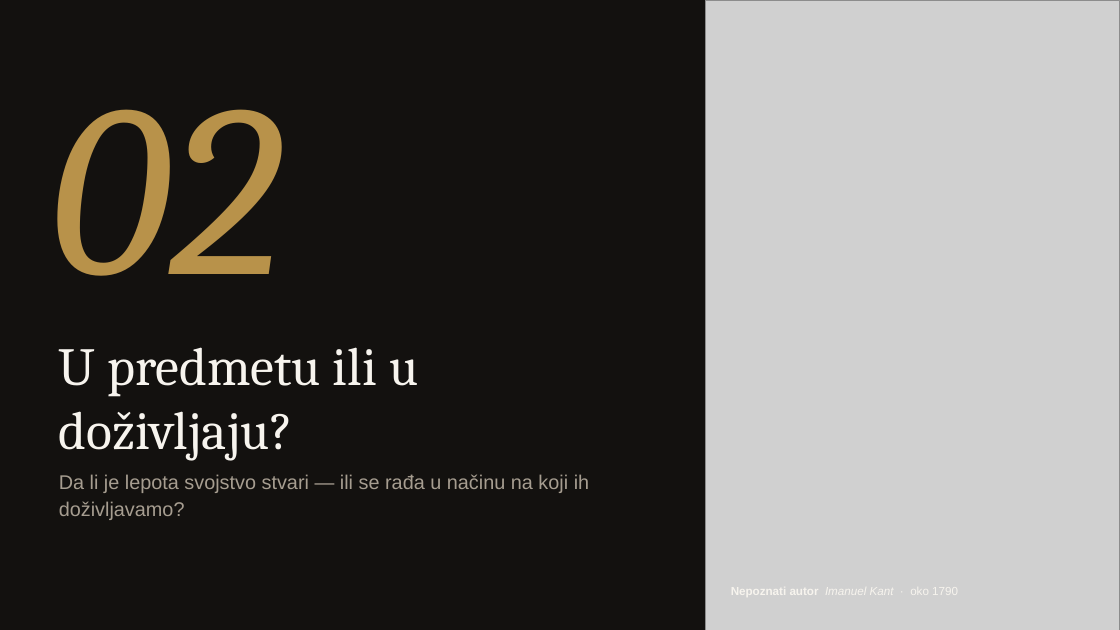
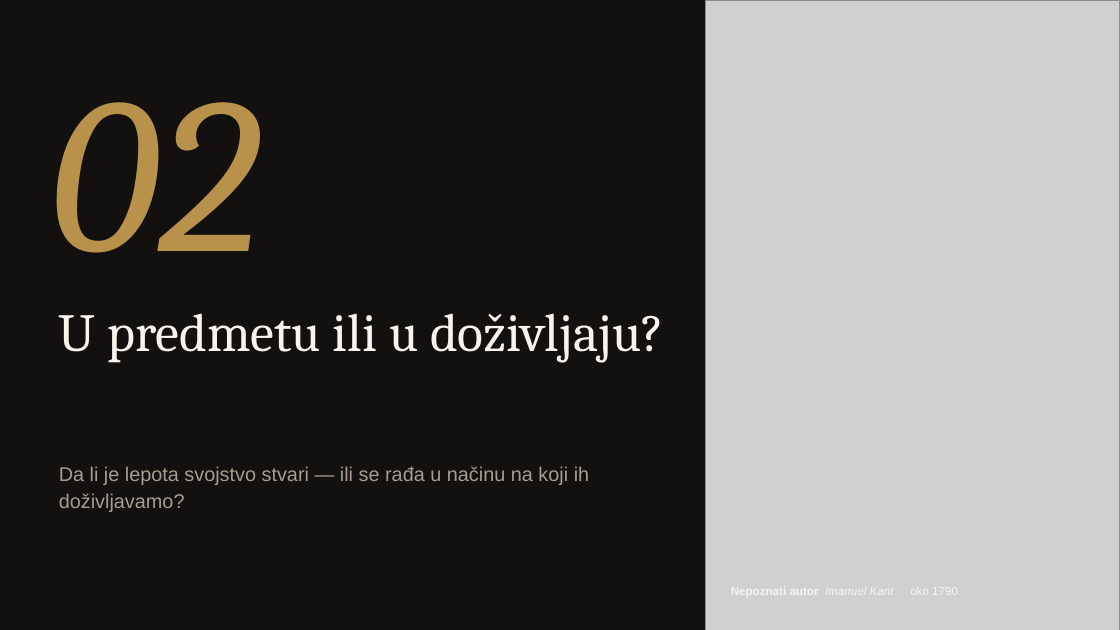
Before and after one commit to aalleekkk/presentation-test, a slide deck: slide 9 of Sta_cini_nesto_lepim.pptx. Drawn at 1120x630 pixels with LibreOffice and Linux fonts; fonts in the diff are those of the drawing; grey boxes stand for pictures. Boxes give left, top, right and bottom in pixels: in the first picture for what was removed or moved away, otherwise in the second. Text is boxed around its words. In the diff, an @@ line names an element or a change of style, - is before the commit and + after.

```diff
--- a/Sta_cini_nesto_lepim.pptx
+++ b/Sta_cini_nesto_lepim.pptx
@@ text "02" at (50, 102, 260, 253): size 210 to 190 pt @@
@@ text "U predmetu ili u doživljaju?" rewrapped from (59, 347, 418, 461) to (59, 313, 664, 363) @@
@@ text "Da li je lepota svojstvo ...": place and size @@
-text "Da li je lepota svojstvo ..." at (59, 474, 589, 520)
+text "Da li je lepota svojstvo ..." at (59, 466, 589, 512)
```
Also in this commit, not shown: 12 other slides changed.
